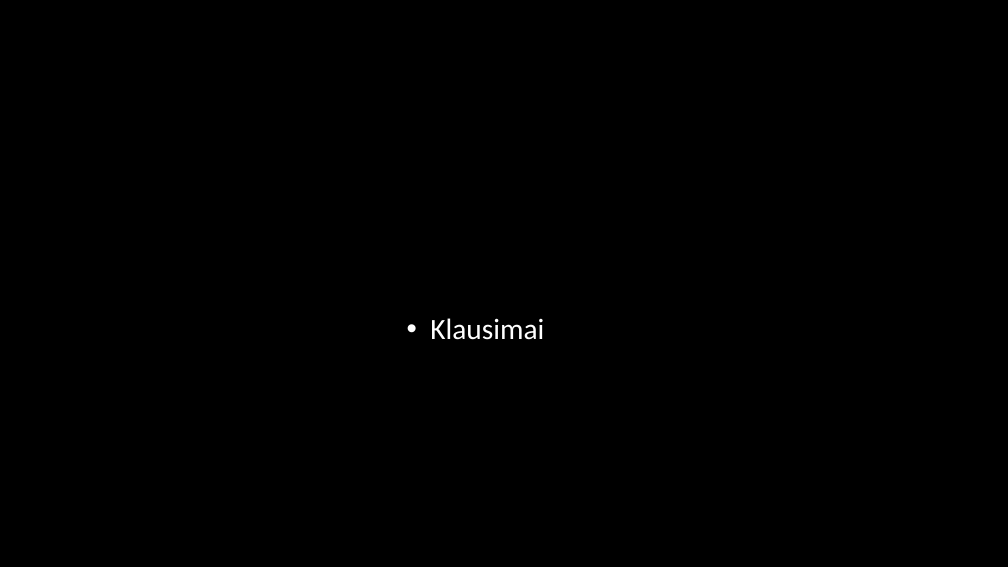
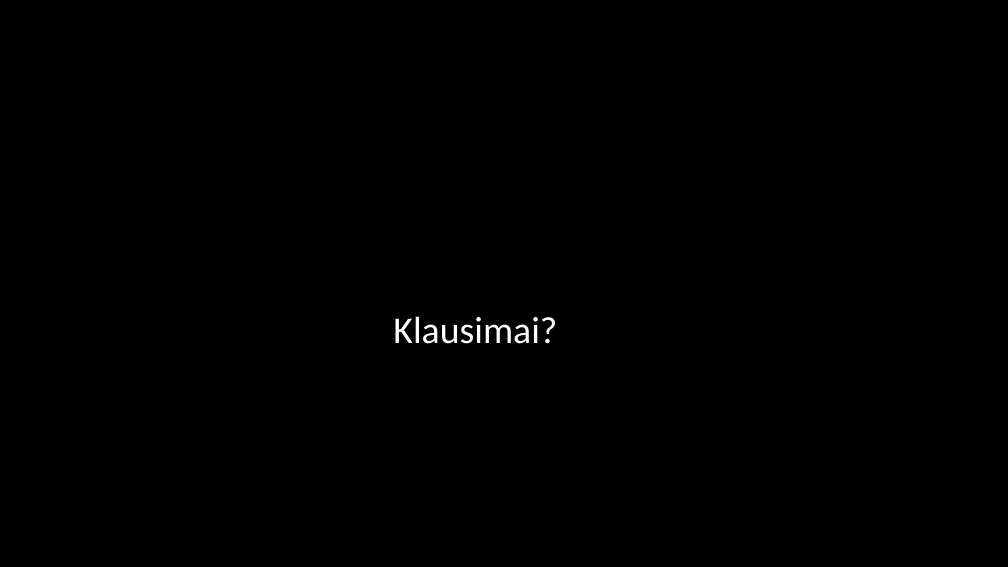
Before and after one commit to artisb45/PSIv2, a slide deck: slide 18 of 3 laboratorinis darbas Fiinasta.pptx. Drawn at 1008x567 pixels with LibreOffice and Linux fonts; fonts in the diff are those of the drawing; background and template pictures are left out. Boxes give left, top, right and bottom in pixels: in the first picture for what was removed or moved away, otherwise in the second. Text is boxed around its words. In the diff, an @@ line names an element or a change of style, - is before the commit and + after.

```diff
--- a/3 laboratorinis darbas Fiinasta.pptx
+++ b/3 laboratorinis darbas Fiinasta.pptx
@@ text at [393,316,557,344]: text changed; size 28 to 36 pt @@
-• Klausimai
+Klausimai?
```
Also in this commit, not shown: 6 other slides changed.
